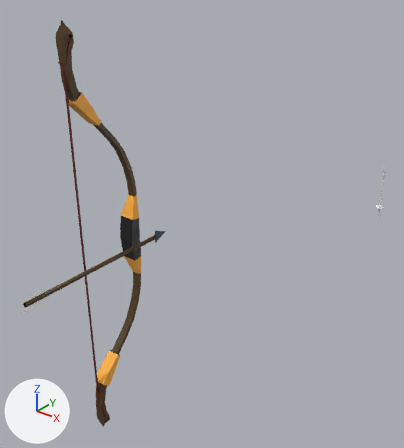
The Blender file Assets/6 Models/bow.blend as it was, and as the next commit left it.
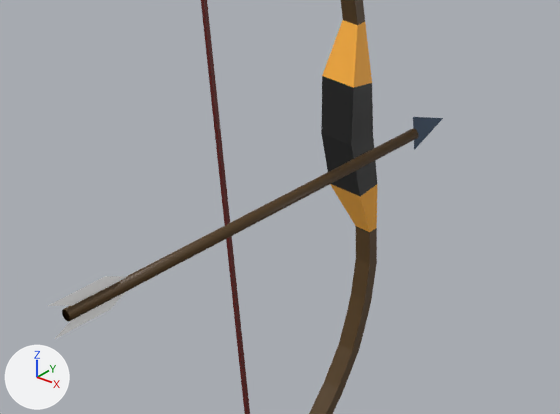
Each version is shown whole from a 50 mm lens placed at (5.34, -5.02, 3.72), pointed at (0.88, 0.55, 0.26), then close up on the part from 0% to 52% of the width and 42% to 76% of the height. The lights are fixed; the arrows at lower left show +X, +Y and +Z.

In view in the first close-up: 'Arrow', 'Bow', 'String'.
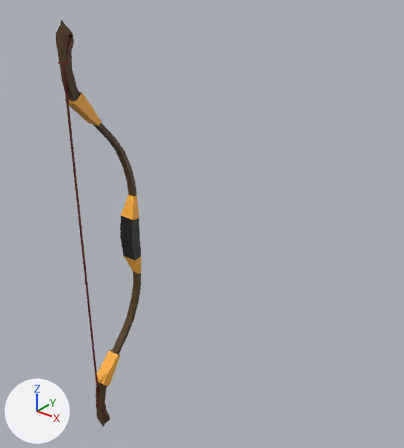
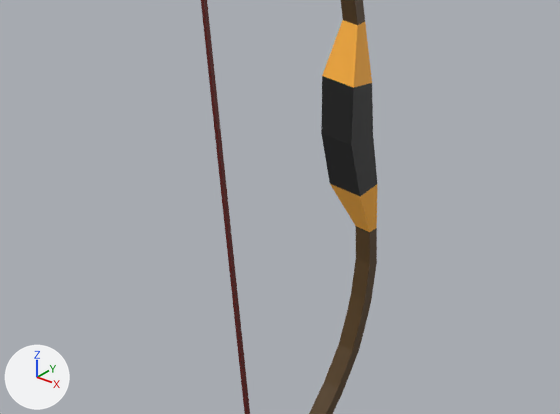
Pixel boxes [x1, y1, x2, y2] of what changed, in the close-ups (560 x 414 px):
'Bow', reshaped, modifiers changed
    before: [309, 0, 378, 414]
    after: [201, 0, 378, 414]
'Arrow', hidden (brown)
    before: [48, 117, 443, 339]
part 1 of me_cube_001, built on (black)
    after: [224, 144, 376, 243]
'String', unchanged, covered by the edit
    before: [201, 0, 250, 414]

Diff of the bpy script that builds the scene:
```diff
--- a/Assets/6 Models/bow.blend.py
+++ b/Assets/6 Models/bow.blend.py
@@ me_cube_001 @@
 # used by ob_bow; location = (0.0, 0.0, 0.0)
-me_cube_001.from_pydata(...)  # 136 vertices, 94 faces; spans x 0.0..0.12, y -0.89..0.11, z 0.0..3.04
+me_cube_001.from_pydata(...)  # 502 vertices, 462 faces; spans x -0.12..0.12, y -0.9..0.11, z -3.04..3.04
+# me_cube_001 part 1
+# 4 vertices are removed from x 0.01, y -0.86..-0.81, z 3.0..3.04
+# 6 faces are deleted
+# 106 vertices are added at x -0.12..0.12, y -0.89..0.11, z -3.04..3.04
+# 28 new vertices lie (-0.06, 0.0, 0.0) away from vertices in x 0.0, y -0.89..0.11, z 0.63..2.6
+# 16 new vertices lie (-0.08, 0.0, 0.0) away from vertices in x 0.0, y -0.88..-0.77, z 2.85..2.9
+# 12 new vertices lie (-0.1, 0.0, 0.0) away from vertices in x 0.0, y -0.83..-0.46, z 1.78..2.23
+# 28 new vertices lie (0.06, 0.0, 0.0) away from vertices in x -0.06, y -0.89..0.11, z -2.6..-0.63
+# 28 new vertices lie (0.06, 0.0, 0.0) away from vertices in x 0.0, y -0.89..0.11, z -2.6..-0.63
+# 16 new vertices lie (0.08, 0.0, 0.0) away from vertices in x -0.08, y -0.88..-0.77, z -2.9..-2.85
+# 16 new vertices lie (0.08, 0.0, 0.0) away from vertices in x 0.0, y -0.88..-0.77, z -2.9..-2.85
+# 12 new vertices lie (0.1, 0.0, 0.0) away from vertices in x -0.1, y -0.83..-0.46, z -2.23..-1.78
+# 12 new vertices lie (0.1, 0.0, 0.0) away from vertices in x 0.0, y -0.83..-0.46, z -2.23..-1.78
+# 217 new faces join them, mat_mod (brown #4f3713)
+# 9 new faces join them, mat_bariul (black #151515)
+# 54 new faces join them, mat_tuslah (orange #ffb23c)
+# 8 new faces join them, mat_string (dark red #600b02)
 me_cube_001.materials.append(mat_mod)
@@ me_cube_001 @@
 me_cube_001.materials.append(mat_tuslah)
+me_cube_001.materials.append(mat_string)  # dark red #600b02
@@ ob_bow @@
 ob_bow.location = (0.0, 0.0, 0.0)
-_m = ob_bow.modifiers.new('Mirror', 'MIRROR')
-_m.use_axis = (True, False, True)
-_m.merge_threshold = 0.1
@@ ob_arrow @@
 ob_arrow.location = (0.282, -0.914, 0.0)
+ob_arrow.hide_set(True)
```
